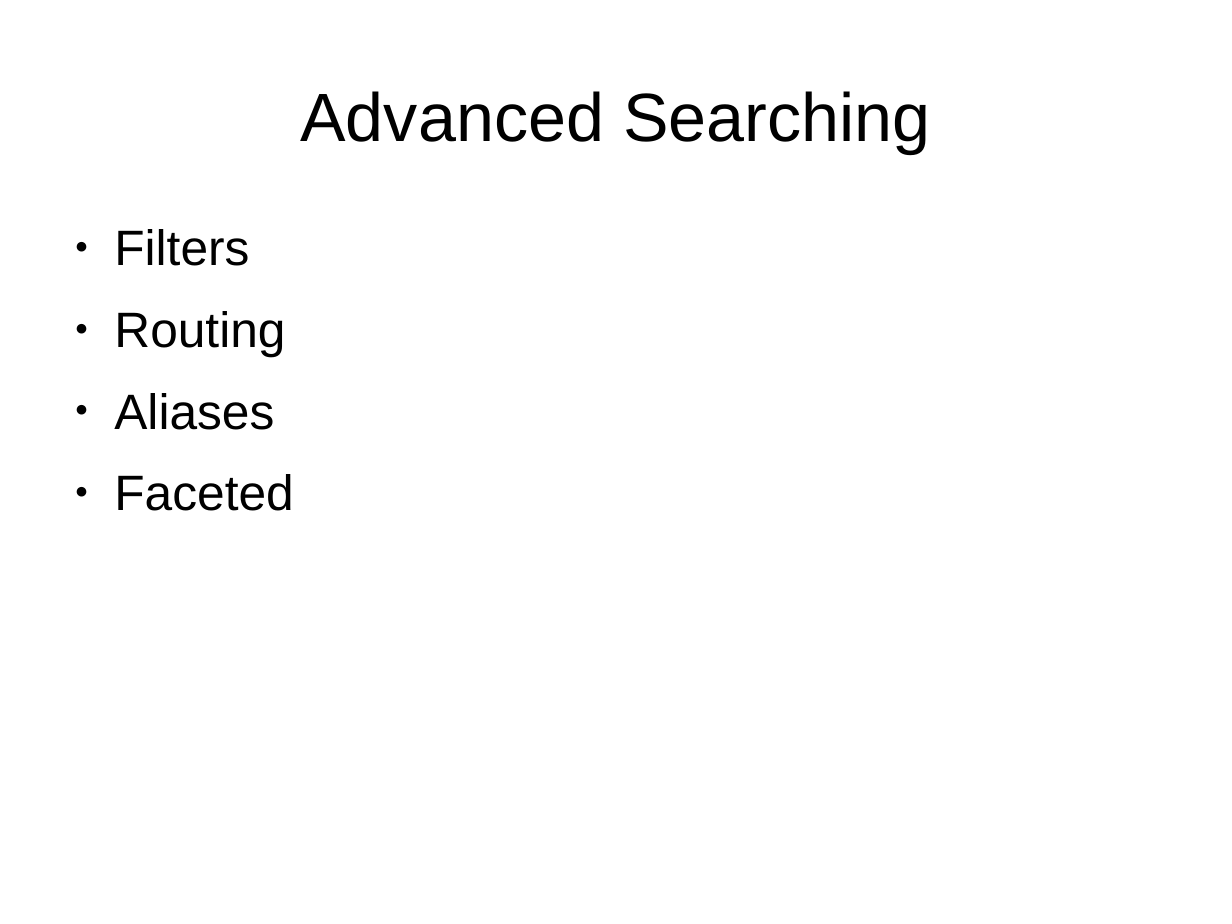
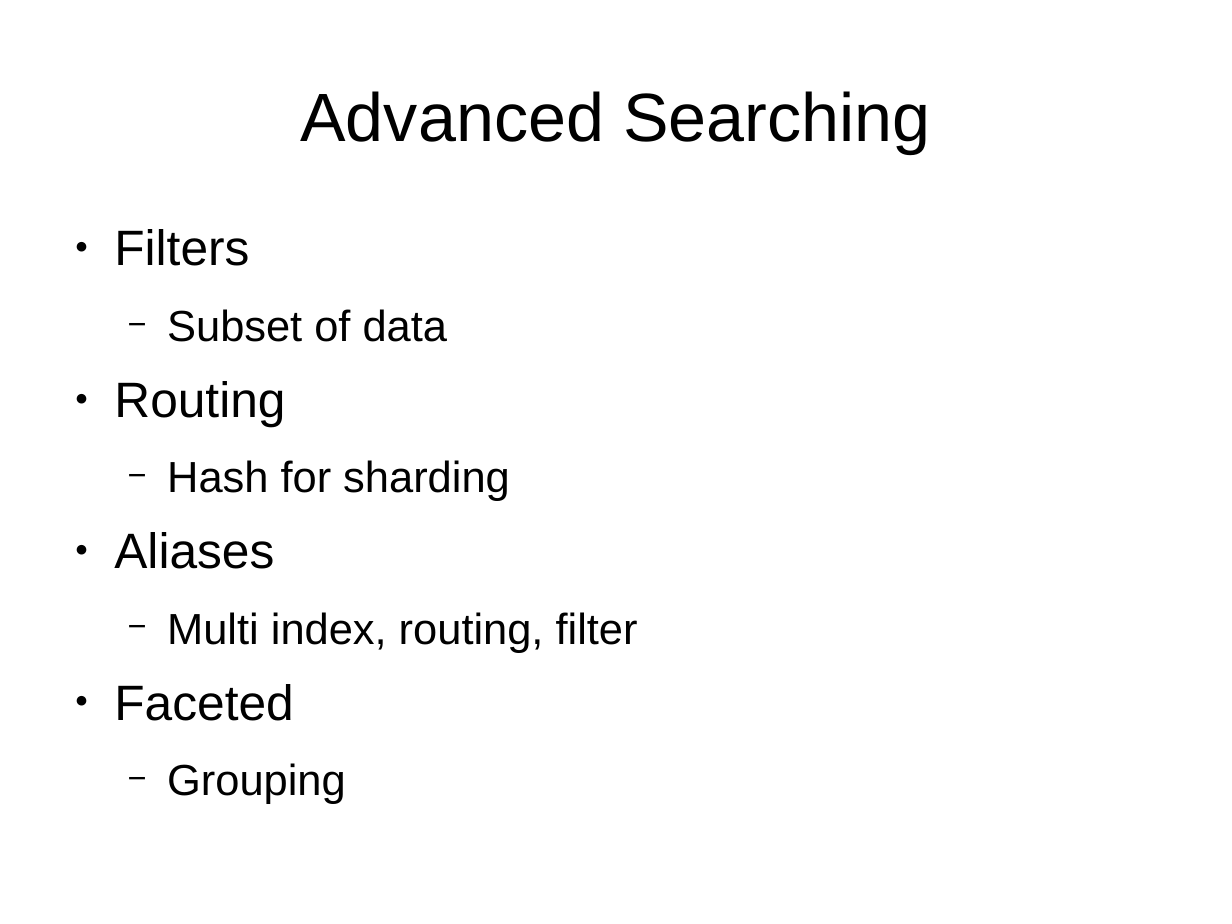
Before and after one commit to james1ewis/ElasticsearchForDBAs, a slide deck: slide 15 of Elasticsearch.odp. Drawn at 1232x924 pixels with LibreOffice and Linux fonts; fonts in the diff are those of the drawing. Boxes give left, top, right and bottom in pixels: in the first picture for what was removed or moved away, otherwise in the second. Text is boxed around its words. In the diff, an @@ line names an element or a change of style, - is before the commit and + after.

Commit message:
fleshed out a couple of bullet points on advanced searching.

```diff
--- a/Elasticsearch.odp
+++ b/Elasticsearch.odp
@@ text at [167,309,448,342]: paragraph added @@
+  − Subset of data
@@ text at [167,460,510,501]: paragraph added @@
+  − Hash for sharding
@@ text at [167,612,638,653]: paragraph added @@
+  − Multi index, routing, filter
@@ text at [167,763,346,804]: paragraph added @@
+  − Grouping
```
Also in this commit, not shown: 2 other slides changed, 1 slide removed.
